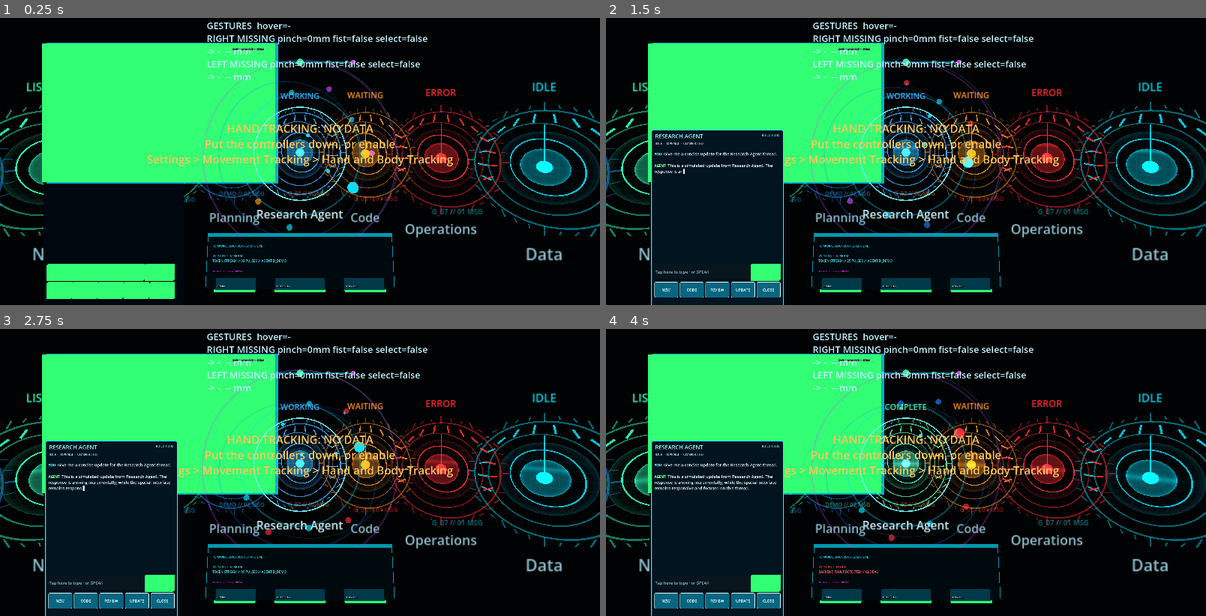
Above: before the commit, frames 1-4 (two rows, left to right).
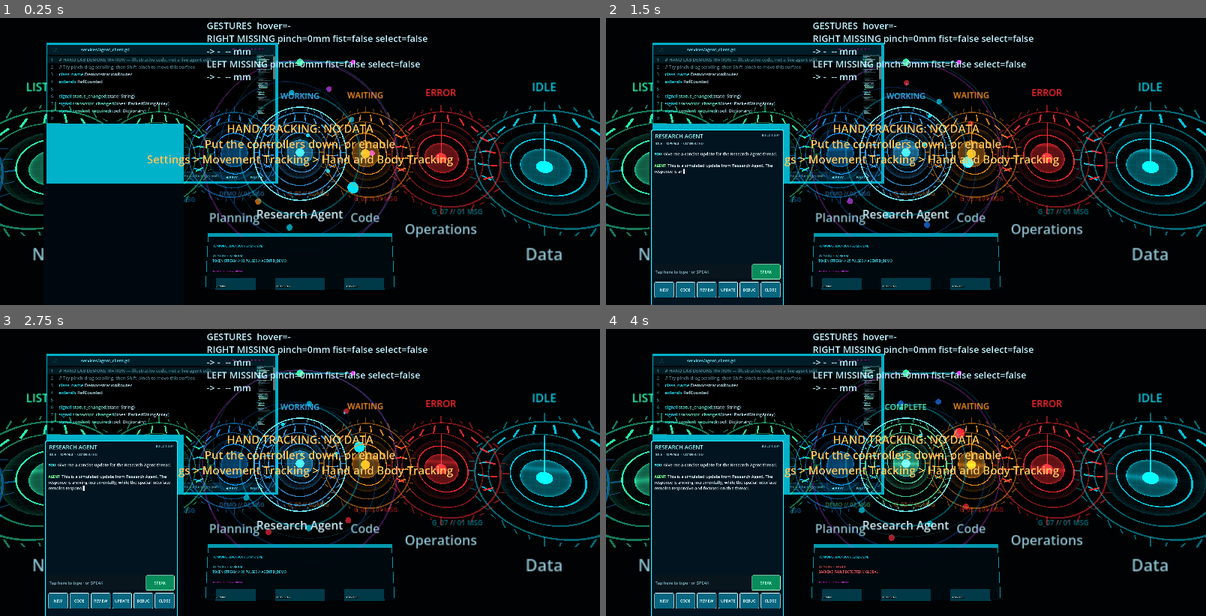
Above: after the commit, the same moments.

Repository: boarrr/JarvisXR
Game: Godot game, scene res://scenes/demo/cognition_showcase.tscn
Same seed, same stepped clock (60 frames per second), same inputs: the game is played once before the commit and once after it. This scene is started directly instead of the project's main scene.
Inputs:
- Up to frame 1 (0.25 s): no input
- Up to frame 2 (1.5 s): tap Enter at 0.5, 0.6 s; tap Keypad Enter at 1.35 s
- Up to frame 3 (2.75 s): tap Backspace at 2.1 s
- Up to frame 4 (4 s): tap H at 2.85 s; tap I at 3.6 s

The runs differ from the first frame. In frame 1, 21% of the frame differs, in the area x 7-65%, y 8-98%; in frame 2, 15%; in frame 3, 15%; in frame 4, 15%.
Error in both runs: Invalid call. Nonexistent function '_refresh_telemetry' in base 'Node3D (PalmConsole)'. (res://scenes/demo/cognition_showcase.gd:40)

Commit message:
feat(debug): red translucent hitbox markers for all interactables, toggled from a palm DEBUG button (and F4)

Diff:
--- a/client-godot/autoload/app_state.gd
+++ b/client-godot/autoload/app_state.gd
@@ -26,6 +26,7 @@
 signal pairing_changed(device_id: String, device_name: String)
 signal orb_layout_changed(thread_id: String)
 signal undo_changed(count: int)
+signal hitbox_debug_changed(value: bool)
 
 var connection_state: String = "offline":
 	set(value):
@@ -81,6 +82,13 @@
 
 var palm_console_open := false
 var update_banner := ""
+
+var hitbox_debug_visible := false:
+	set(value):
+		if hitbox_debug_visible == value:
+			return
+		hitbox_debug_visible = value
+		hitbox_debug_changed.emit(value)
 
 
 func set_update_banner(value: String) -> void:
--- a/client-godot/project.godot
+++ b/client-godot/project.godot
@@ -11,7 +11,7 @@
 [application]
 
 config/name="Spatial Agent XR"
-config/version="1.0.45"
+config/version="1.0.47"
 run/main_scene="res://scenes/app/main.tscn"
 config/features=PackedStringArray("4.7", "Mobile")
 config/icon="res://icon.svg"
--- a/client-godot/scenes/app/main.gd
+++ b/client-godot/scenes/app/main.gd
@@ -181,6 +181,11 @@
 				_uncombine_agent(AppState.focused_thread_id)
 			elif event.target_id == "palm:update":
 				_updater.request_update()
+			elif event.target_id == "palm:hitbox_debug":
+				AppState.hitbox_debug_visible = not AppState.hitbox_debug_visible
+				EventBus.debug_message.emit(
+					"Hitbox markers %s" % ("on" if AppState.hitbox_debug_visible else "off")
+				)
 			elif event.target_id == "palm:code_toggle":
 				_code_viewer.toggle()
 			elif event.target_id == "palm:input_focus":
--- a/client-godot/scenes/debug/hitbox_debug.gd
+++ b/client-godot/scenes/debug/hitbox_debug.gd
@@ -1,11 +1,12 @@
 class_name HitboxDebug
 extends Node3D
 
-## Debug overlay that draws a wireframe box for every interactable hitbox, so
-## the touch targets can be seen. Toggle with F4.
+## Draws a red, slightly translucent marker over every interactable hitbox so the
+## touch targets are visible while still seeing the panels underneath. Toggled
+## from the palm console (DEBUG button) or with F4.
 
-@export var color := Color(0.2, 1.0, 0.45, 0.9)
-@export var enabled := true
+@export var color := Color(1.0, 0.16, 0.16, 0.42)
+@export var enabled := false
 
 var _pool: Array[MeshInstance3D] = []
 var _material: StandardMaterial3D = null
@@ -15,13 +16,32 @@
 	_material = StandardMaterial3D.new()
 	_material.shading_mode = BaseMaterial3D.SHADING_MODE_UNSHADED
 	_material.albedo_color = color
-	_material.wireframe = true
+	_material.transparency = BaseMaterial3D.TRANSPARENCY_ALPHA
+	_material.blend_mode = BaseMaterial3D.BLEND_MODE_MIX
+	# Always draw on top so the targets are visible even behind/through panels.
 	_material.no_depth_test = true
+	_material.cull_mode = BaseMaterial3D.CULL_DISABLED
+	_material.disable_receive_shadows = true
+	_material.render_priority = 10
+	if AppState != null and AppState.hitbox_debug_changed.is_connected(_on_toggled) == false:
+		AppState.hitbox_debug_changed.connect(_on_toggled)
+		enabled = AppState.hitbox_debug_visible
+
+
+func toggle() -> void:
+	if AppState != null:
+		AppState.hitbox_debug_visible = not AppState.hitbox_debug_visible
+	else:
+		enabled = not enabled
+
+
+func _on_toggled(value: bool) -> void:
+	enabled = value
 
 
 func _unhandled_input(event: InputEvent) -> void:
 	if event is InputEventKey and event.pressed and not event.echo and event.keycode == KEY_F4:
-		enabled = not enabled
+		toggle()
 		get_viewport().set_input_as_handled()
 
 
@@ -31,8 +51,6 @@
 		for node in get_tree().get_nodes_in_group("interactable"):
 			var area := node as Area3D
 			if area == null or not area.is_visible_in_tree():
-				continue
-			if not area.has_method("get_interaction_target_id"):
 				continue
 			for child in area.get_children():
 				if not (child is CollisionShape3D):
--- a/client-godot/scenes/hud/palm_console.gd
+++ b/client-godot/scenes/hud/palm_console.gd
@@ -28,6 +28,7 @@
 	["CODE", "palm:code_toggle", "CodeTarget"],
 	["REVIEW", "palm:review", "ReviewTarget"],
 	["UPDATE", "palm:update", "UpdateTarget"],
+	["DEBUG", "palm:hitbox_debug", "DebugTarget"],
 	["CLOSE", "palm:dismiss", "CloseTarget"],
 ]
 
Not shown, changed: client-godot/export_presets.cfg
